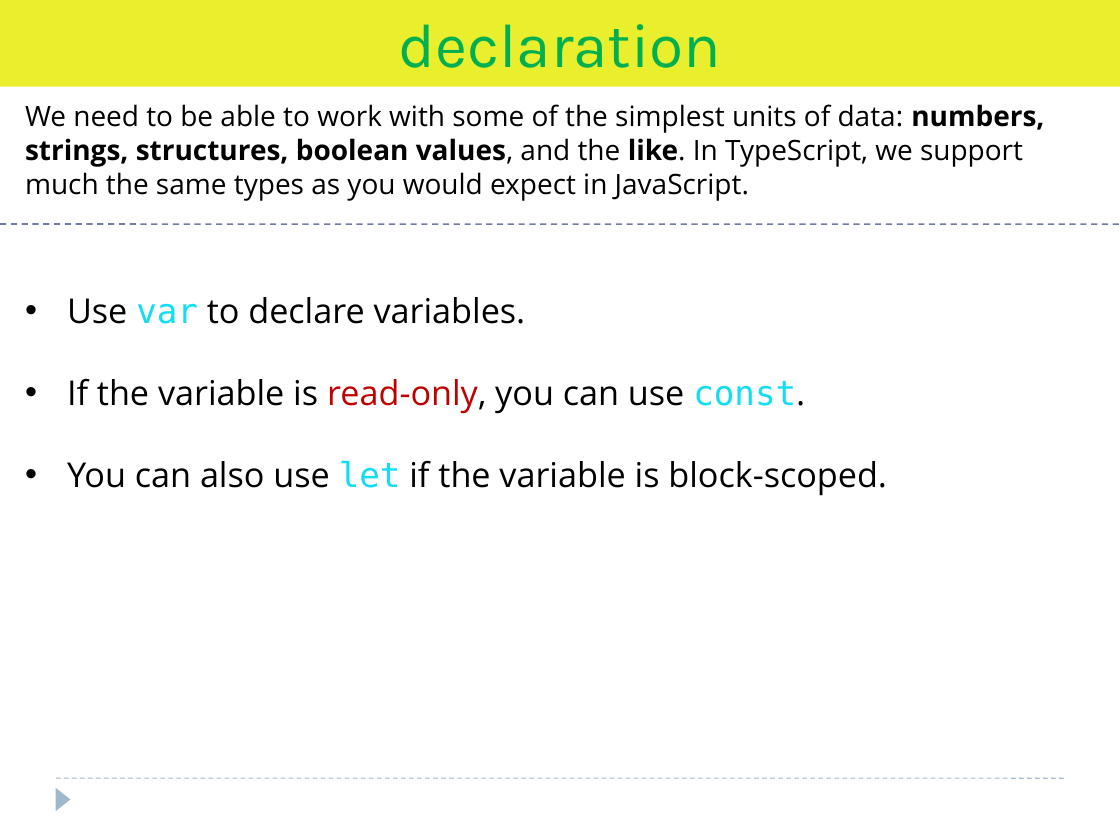
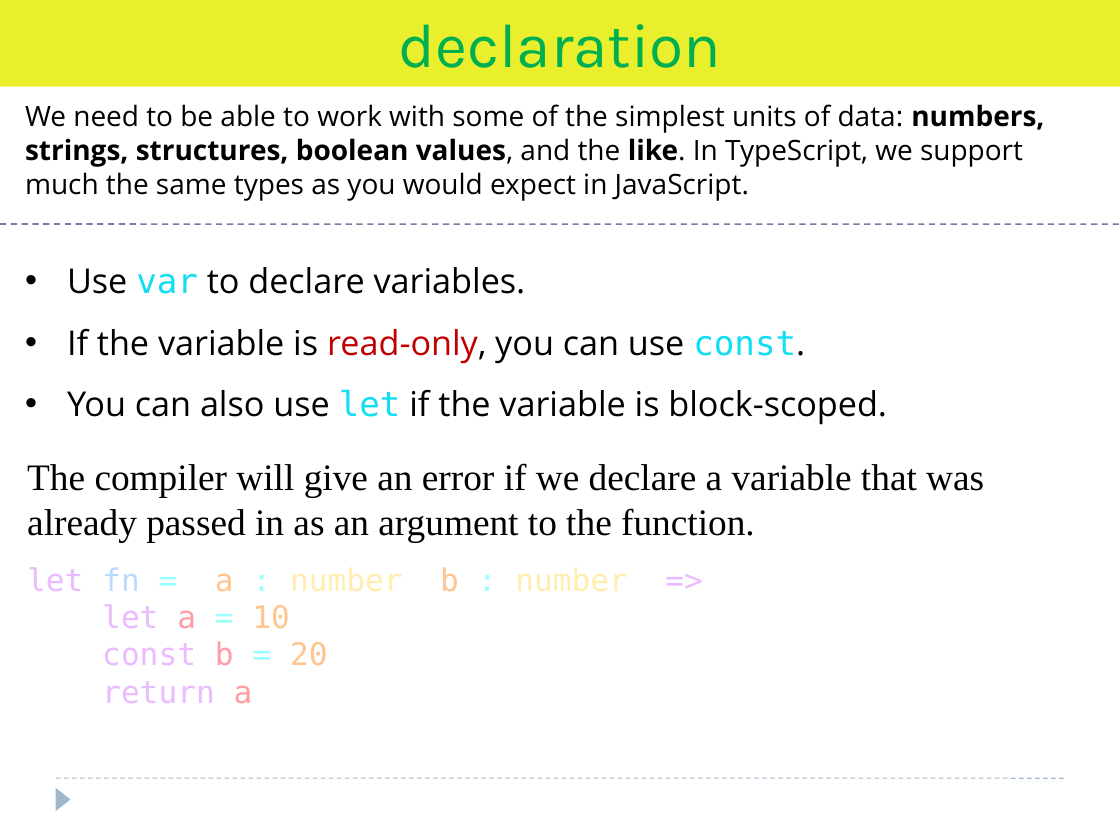
Before and after one commit to Saleel-Bagde/PPT-s, a slide deck: slide 5 of AWP PPT - TypeScript.pptx. Drawn at 1120x840 pixels with LibreOffice and Linux fonts; fonts in the diff are those of the drawing. Boxes give left, top, right and bottom in pixels: in the first picture for what was removed or moved away, otherwise in the second. Text is boxed around its words. In the diff, an @@ line names an element or a change of style, - is before the commit and + after.

```diff
--- a/AWP PPT - TypeScript.pptx
+++ b/AWP PPT - TypeScript.pptx
@@ text "Use var to declare variables.": place and size @@
-text "Use var to declare variables." at bbox=[67, 297, 887, 496]
+text "Use var to declare variables." at bbox=[67, 267, 887, 425]
@@ text "Use var to declare variables." at bbox=[67, 267, 887, 425]: line spacing 2 to 1.5 @@
@@ text added at bbox=[27, 463, 984, 542], 24 pt, text #000000 @@
+The compiler will give an error if we declare a variable that was already passed in as an argument to the function.
@@ text added at bbox=[27, 567, 459, 703], 20 pt, text #EBBBFF @@
+let fn = (a : number, b : number) => {
+let a = 10;
+const b = 20;
+return a;
+}
```
Also in this commit, not shown: 19 other slides changed.
